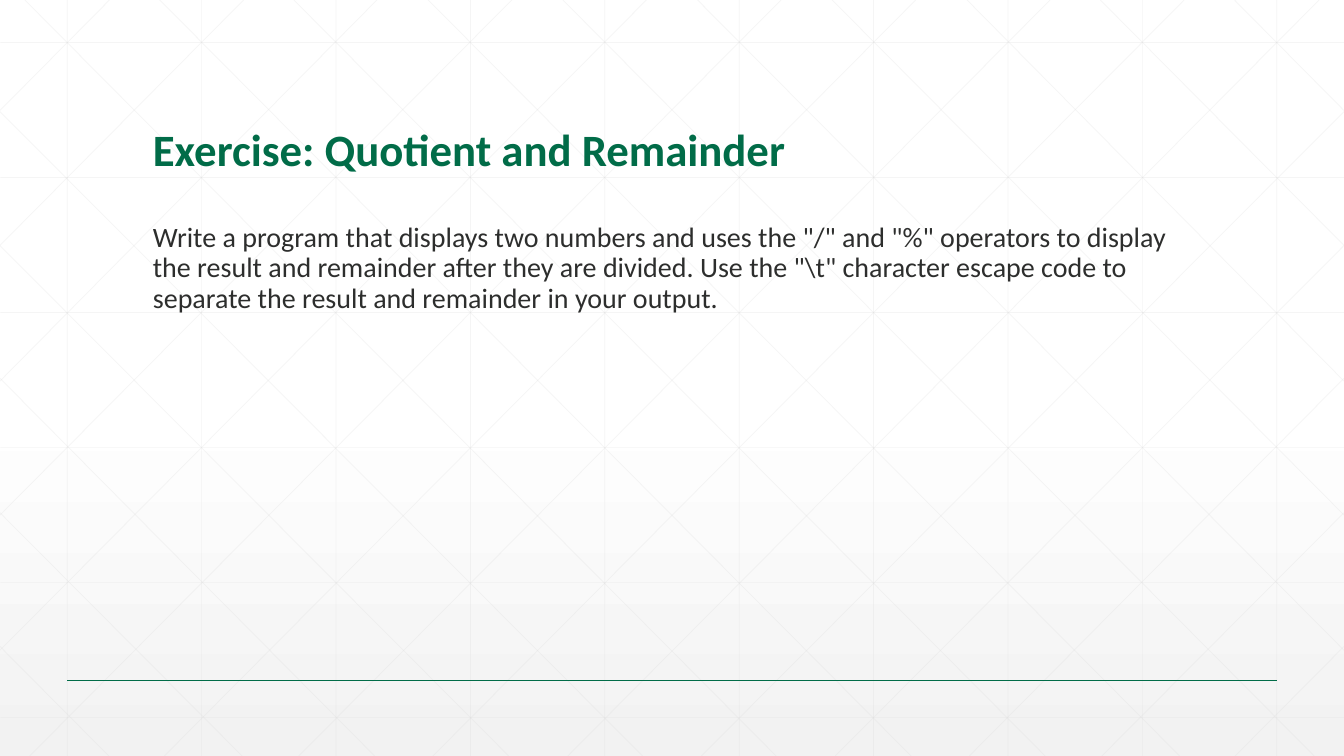
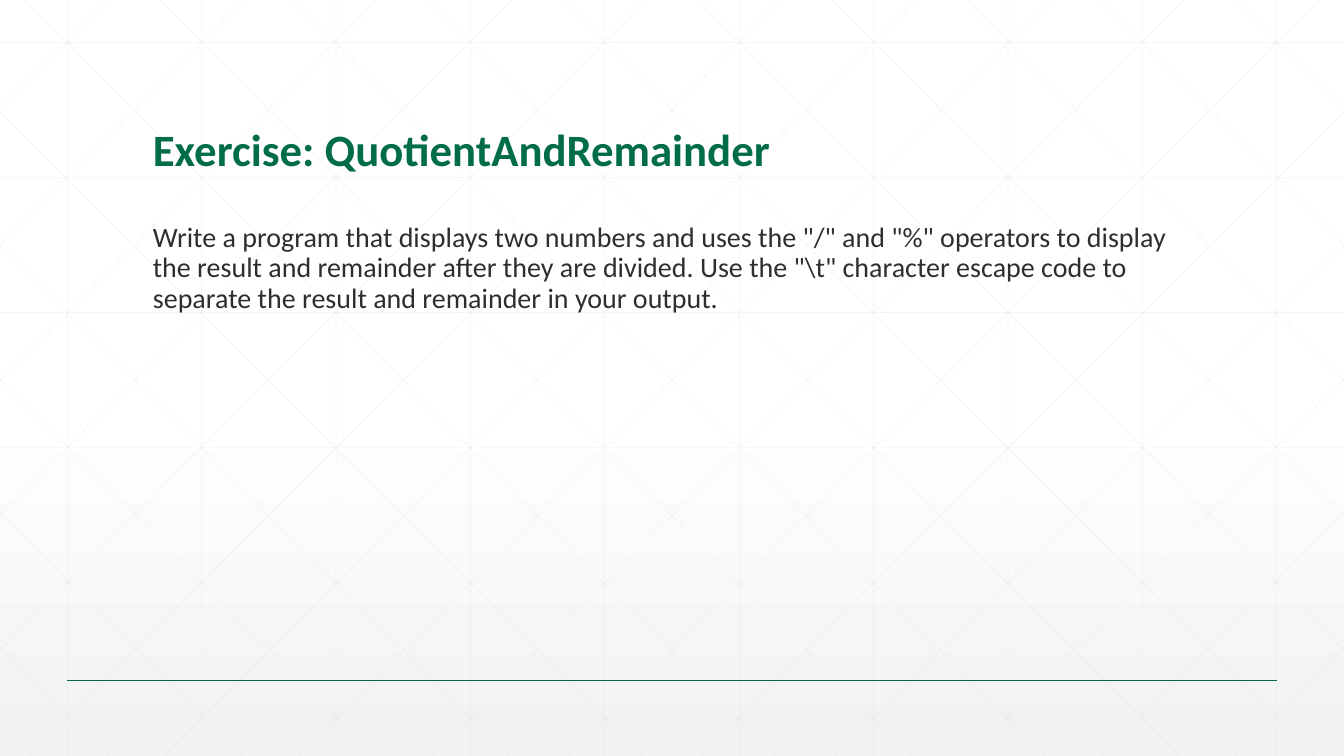
Before and after one commit to SrinS/svs-talent, a slide deck: slide 25 of 01. Java SE/Slides/03. Language elements.pptx. Drawn at 1344x756 pixels with LibreOffice and Linux fonts; fonts in the diff are those of the drawing; background and template pictures are left out. Boxes give left, top, right and bottom in pixels: in the first picture for what was removed or moved away, otherwise in the second. Text is boxed around its words. In the diff, an @@ line names an element or a change of style, - is before the commit and + after.

Commit message:
Camel case naming for examples and exercises.

```diff
--- a/01. Java SE/Slides/03. Language elements.pptx
+++ b/01. Java SE/Slides/03. Language elements.pptx
@@ title at bbox=[153, 134, 770, 172]: text changed @@
-Exercise: Quotient and Remainder
+Exercise: QuotientAndRemainder
```
Also in this commit, not shown: 1 other slide changed, 28 other files.
